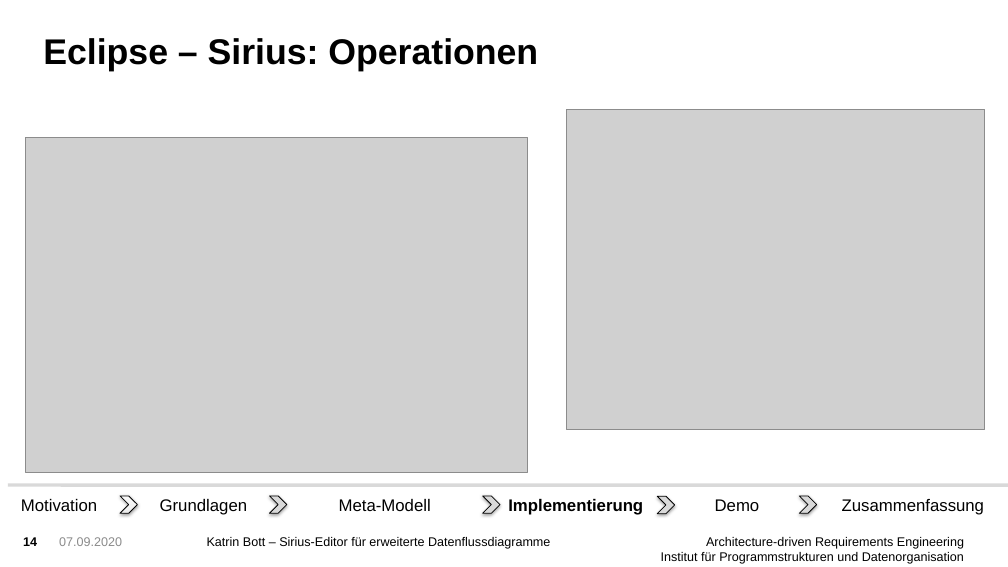
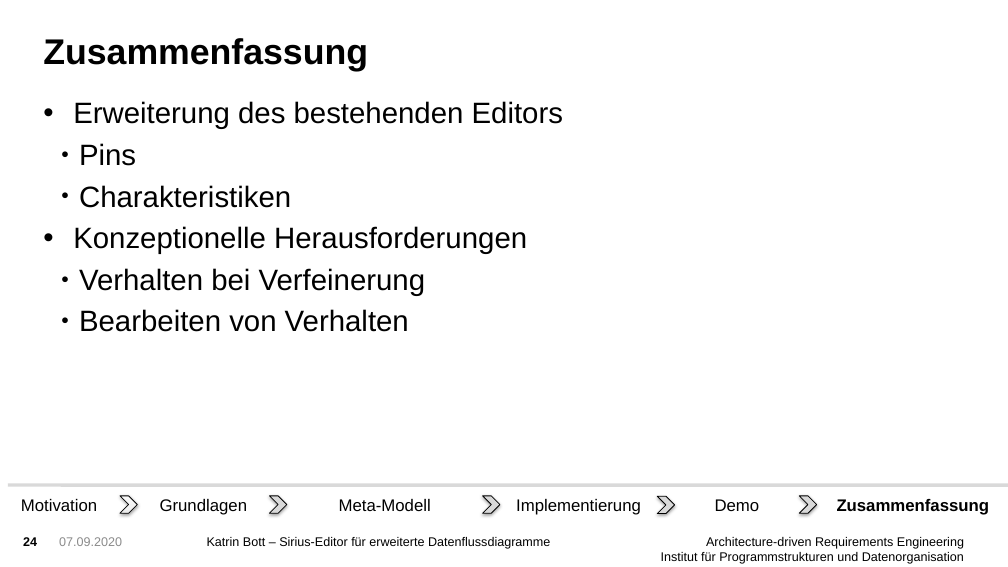
Before and after one commit to FluidTrust/Palladio-Supporting-DataFlowDiagramConfidentiality, a slide deck: slide 24 of bundles/org.palladiosimulator.dataflow.diagram.characterized.editor.sirius/presentation/presentation_bott.pptx (slide 14 before the commit). Drawn at 1008x567 pixels with LibreOffice and Linux fonts; fonts in the diff are those of the drawing; grey boxes stand for pictures; background and template pictures are left out. Boxes give left, top, right and bottom in pixels: in the first picture for what was removed or moved away, otherwise in the second. Text is boxed around its words. In the diff, an @@ line names an element or a change of style, - is before the commit and + after.

Commit message:
more on presentation, minor fixes

```diff
--- a/bundles/org.palladiosimulator.dataflow.diagram.characterized.editor.sirius/presentation/presentation_bott.pptx
+++ b/bundles/org.palladiosimulator.dataflow.diagram.characterized.editor.sirius/presentation/presentation_bott.pptx
@@ text at box(43, 38, 368, 71): text changed @@
-Eclipse – Sirius: Operationen
+Zusammenfassung
@@ text added at box(73, 101, 563, 332), 28 pt, text #000000 @@
+• Erweiterung des bestehenden Editors
+  ● Pins
+  ● Charakteristiken
+• Konzeptionelle Herausforderungen
+  ● Verhalten bei Verfeinerung
+  ● Bearbeiten von Verhalten
@@ picture removed at box(566, 109, 985, 430) @@
@@ picture removed at box(26, 138, 528, 473) @@
@@ text "Implementierung" at box(516, 499, 641, 515): bold off @@
@@ text "Zusammenfassung" at box(837, 499, 990, 515): bold on @@
@@ page number at box(23, 537, 37, 546): text changed @@
-14
+24
```
Also in this commit, not shown: 15 other slides changed, 1 slide removed, 2 other files.
